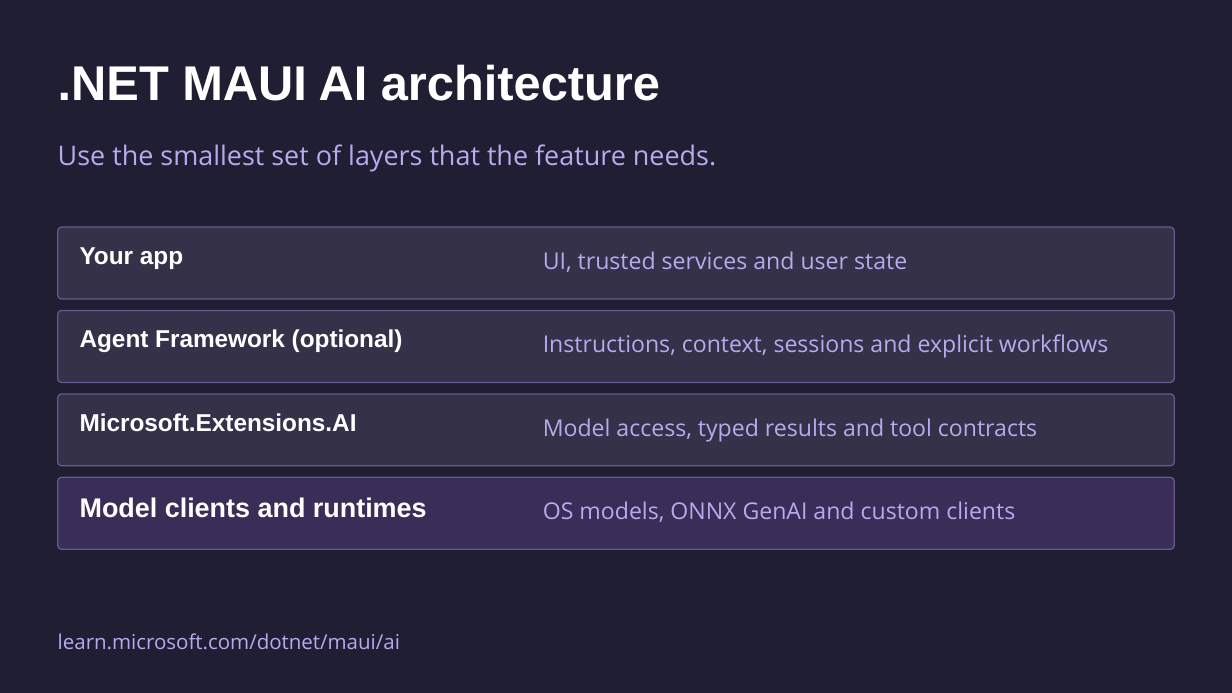
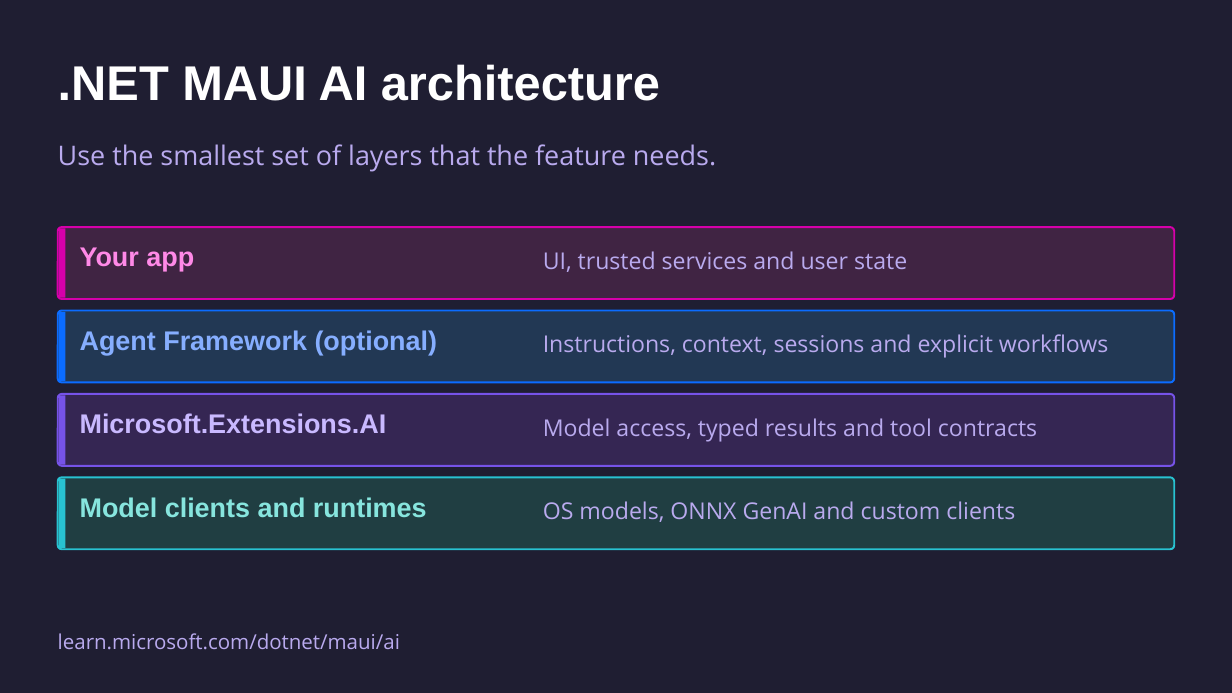
Before and after one commit to mattleibow/dotnetconf2026, a slide deck: slide 31 of slides.pptx. Drawn at 1232x693 pixels with LibreOffice and Linux fonts; fonts in the diff are those of the drawing. Boxes give left, top, right and bottom in pixels: in the first picture for what was removed or moved away, otherwise in the second. Text is boxed around its words. In the diff, an @@ line names an element or a change of style, - is before the commit and + after.

```diff
--- a/slides.pptx
+++ b/slides.pptx
@@ rounded rectangle at <box>57,227,1174,299</box>: fill #343148 to #402443; outline #665A91 1 pt to #D600AA 1.5 pt @@
@@ rectangle added at <box>59,228,66,298</box>, fill #D600AA @@
@@ text "Your app" at <box>80,247,194,272</box>: size 19 to 21 pt, text colour #FFFFFF to #FF89E7 @@
@@ rounded rectangle at <box>57,311,1174,383</box>: fill #343148 to #223854; outline #665A91 1 pt to #0B6CFF 1.5 pt @@
@@ rectangle added at <box>59,312,66,382</box>, fill #0B6CFF @@
@@ text "Agent Framework (optional)" at <box>80,330,438,355</box>: size 19 to 21 pt, text colour #FFFFFF to #86AEFF @@
@@ rounded rectangle at <box>57,394,1174,466</box>: fill #343148 to #352653; outline #665A91 1 pt to #7653E8 1.5 pt @@
@@ rectangle added at <box>59,396,66,465</box>, fill #7653E8 @@
@@ text "Microsoft.Extensions.AI" at <box>80,413,387,434</box>: size 19 to 21 pt, text colour #FFFFFF to #C9B9FF @@
@@ rounded rectangle at <box>57,478,1174,550</box>: fill #3A2D58 to #203E42; outline #665A91 1 pt to #28C2D1 1.5 pt @@
@@ rectangle added at <box>59,479,66,548</box>, fill #28C2D1 @@
@@ text "Model clients and runtimes" at <box>80,497,427,518</box>: text colour #FFFFFF to #87E5DE @@
```
Also in this commit, not shown: 8 other slides changed, 1 slide added, 1 slide removed.
